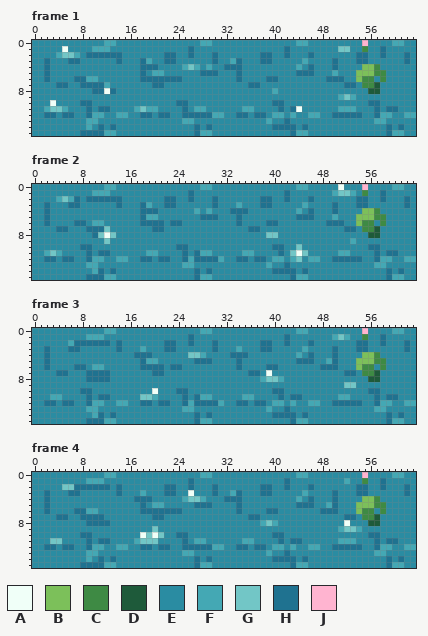
File history of a pixel-art file, game/art-src/terrain/aseprite/shallows_fill.aseprite. The picture above was drawn from the file before the commit.
64x16 pixels, 4 frames. Shown: frame 1, frame 2, frame 3, frame 4.
Palette (. is transparent): A #f0fff8  B #7cc05a  C #3e8a44  D #1e5a3a  E #2a8ca2  F #44a8b4  G #72c6c6  H #1f7290  J #ffb4d0
Pixels before, frame 1, first column x 0:
 0 EEEEEEEEEEEEFFEEEEEEEEEEEEEEFFEEEEEEEEEEEEEEFFEEEEEEEEEJEEEEFFEE
 1 EEEEEAEEEEFFFEEEEEEEEEEEEEHEEEEEEEEEEEEEEEHEEEEEEEEGGEECEEHEEEEE
 2 EEEEFGGFEHHHHHHEEEEEEEHHEEHEEEHEEEEEEEHHEEHEEEHEEEEEEEHHEEHEEEHE
 3 EEHEEEHHEEEEEEHEEEHFEEHHEEEEEEHEEFHEEEHHEEEEEFEEEEHEEEHHEEEEEEHE
 4 EEHEEEEEEEEEEEEEEEHHHEEEEFGFEFEEHHHEEEEEEEEEFEHEEEHEEEEBBCEEEEEE
 5 EEHEEEEEEEEEEEEEEEHEFFEEEEEEHHHEEEHEEEEEEEEEHHHEEEFEEEBBBCCEEEEE
 6 EEHEEEEHHFFEEEEEEEHHHHHHHEEEEEEEEEHEEEEHHEEEEEEEEHHHEEBCCECEEEEE
 7 EEEEHHEEHHHHFEEEEEEEHHEEEEEEEEEEEEEEHHEEEEEEEEEEEEEEHHECCDEEEEEE
 8 EEEEEEEEEEHHAHEEEEEEEEEEEEEEEEEEEEEEEEEEFEEEEEEEEEEEEEEEDDEEEEEE
 9 EEEEEEEEEEEEEEEEEEEEEEEEEEEEEEEEEEEEEEEEEEEEEEEEEEEFGFEEEEEEEEEE
10 EEEAEEEEHHEEEEEEEEEEEEEEHHEEEEEEEEEEEEEEHHEEEEEEEEEEEEEEHHEEEEEE
11 EEFGGFEEEHEHHEEEEFGFFEEEEHEFFEEEEEEFFEEEEHEHAEEEEEEFFFEEEHEHHEEE
12 EEHHEHHEEHFFEEFFEEHHEHHEEHHHHHFFEEHHEHHEFFEFEEFFEEHHHHHEEHFFEEFF
13 EEEEEEEEEFFEEEEEEEEEEEEEEFFEEEEEEEEEEEEFEEHEEEEEEEEEEEEEEFFEEEEE
14 EEEEEEEEEFEHEHEEEEEEEEEEEEEHEHEEEEEEEEEEHHHHEHEEEEEEEEEEEEEHEHEE
15 EEEEEEEEHHHHFFEEEEEEEEEEEEEHFFEEEEEEEEEEEEEHFFEEEEEEEEEEEEEHFFEE
Pixels before, frame 2, first column x 0:
 0 EEEEEEEEEEEEFFEEEEEEEEEEEEEEFFEEEEEEEEEEEEEEFFEEEEEAEEEJEEEEFFEE
 1 EEEEEEEEEEFFFEEEEEEEEEEEEEHEEEEEEEEEEEEEEEHEEEEEEEFGGFECEEHEEEEE
 2 EEEEFGFHEHHHHHHEEEEEEEHHEEHEEEHEEEEEEEHHEEHEEEHEEEEEEEHHEEHEEEHE
 3 EEHEEEHHEEEEEEHEEEHFEEHHEEEEEEHEEEFEEEHHEEEEEFEEEEHEEEHHEEEEEEHE
 4 EEHEEEEEEEEEEEEEEEHHHEEEEEEFEFEEEHHHEEEEEEEEFEHEEEHEEEEBBCEEEEEE
 5 EEHEEEEEEEEEEEEEEEHFFEEEEEEEHHHEEEHEEEEEEEEEHHHEEEFEEEBBBCCEEEEE
 6 EEHEEEEHHEFFEEEEEEHHHHEHHEEEEEEEEEHEEEEHHEEEEEEEEHHHEEBCCECEEEEE
 7 EEEEHHEEEHHHGEEEEEEEHHEEEEEEEEEEEEEEHHEEEEEEEEEEEEEEHHECCDEEEEEE
 8 EEEEEEEEEEHGAGEEEEEEEEEEEEEEEEEEEEEEEEEGGEEEEEEEEEEEEEEEDDEEEEEE
 9 EEEEEEEEEEEEGEEEEEEEEEEEEEEEEEEEEEEEEEEEEEEEEEEEEEEEEFEEEEEEEEEE
10 EEEEEEEEHHEEEEEEEEEEEEEEHHEEEEEEEEEEEEEEHHEEGEEEEEEEEEEEHHEEEEEE
11 EEFGFEEEEHEHHEEEEEEFFEEEEHEHFFEEEEEFFEEEEHEGAGEEEEEFFEEEEHEHHEEE
12 EEHHEHHEEHFFEEFFEEHHEHHEEHFHHHHFEEHHEHHEFFEFGEFFEEHHHHHEEHFFEEFF
13 EEEEEEEEEFFEEEEEEEEEEEEEEFFEEEEEEEEEEEEFEEHEEEEEEEEEEEEEEFFEEEEE
14 EEEEEEEEEEFHEHEEEEEEEEEEEEEHEHEEEEEEEEEEHHHHEHEEEEEEEEEEEEEHEHEE
15 EEEEEEEEEHHHFFEEEEEEEEEEEEEHFFEEEEEEEEEEEEEHFFEEEEEEEEEEEEEHFFEE
Pixels before, frame 3, first column x 0:
 0 EEEEEEEEEEEEFFEEEEEEEEEEEEEEFFEEEEEEEEEEEEEEFFEEEEEEEEEJEEEEFFEE
 1 EEEEEEEEEFFFEEEEEEEEEEEEEEHEEEEEEEEEEEEEEEHEEEEEEEFGFEECEEHEEEEE
 2 EEEEEEFHHHHHHEHEEEEEEEHHEEHEEEHEEEEEEEHHEEHEEEHEEEEEEEHHEEHEEEHE
 3 EEHEEEHHEEEEEEHEEEFEEEHHEEEEEEHEEEFEEEHHEEEEEFEEEEHEEEHHEEEEEEHE
 4 EEHEEEEEEEEEEEEEEHHHEEEEEEGGFEEEEHHHEEEEEEEEFEHEEEHEEEEBBCEEEEEE
 5 EEHEEEEEEEEEEEEEEEHFFEEEEEEHHHEEEEHEEEEEEEEEHHHEEFHEEEBBBCCEEEEE
 6 EEHEEEEHHEFFEEEEEEHHHHEHHEEEEEEEEEHEEEEHHEEEEEEEHHHEEEBCCECEEEEE
 7 EEEEHHEEEHHHHEEEEEEEHHEEEEEEEEEEEEEEHHEAEEEEEEEEEEEEHHECCDEEEEEE
 8 EEEEEEEEEHHHHEEEEEEEEEEEEEEEEEEEEEEEEEFGGFEEEEEEEEEEEEEEDDEEEEEE
 9 EEEEEEEEEEEEEEEEEEEEEEEEEEEEEEEEEEEEEEEEEEEEEEEEEEEEGGEEEEEEEEEE
10 EEEEEEEEHHEEEEEEEEEEAEEEHHEEEEEEEEEEEEEEHHEEEEEEEEEEEEEEHHEEEEEE
11 EEEFFEEEEHEHHEEEEEGGFEEEEHEHFFEEEEEFFEEEEHEHHEEEEEEFFEEEEHEHHEEE
12 EEHHEHHEEHFFEEFFEEHHEHHEEHFHHHHFEEHHEHHEFFEFEEFFEEHHHHHEEHFFEEFF
13 EEEEEEEEEFFEEEEEEEEEEEEEEFFEEEEEEEEEEEEFEEHEEEEEEEEEEEEEEFFEEEEE
14 EEEEEEEEEEFHEHEEEEEEEEEEEEEHEHEEEEEEEEEEHHHHEHEEEEEEEEEEEEEHEHEE
15 EEEEEEEEEHHHFFEEEEEEEEEEEEEHFFEEEEEEEEEEEEEHFFEEEEEEEEEEEEEHFFEE
Pixels before, frame 4, first column x 0:
 0 EEEEEEEEEEEEFFEEEEEEEEEEEEEEFFEEEEEEEEEEEEEEFFEEEEEEEEEJEEEEFFEE
 1 EEEEEEEEEFFFEEEEEEEEEEEEEEHEEEEEEEEEEEEEEEHEEEEEEEEEFEECEEHEEEEE
 2 EEEEEGGHHHHHHEHEEEEEEEHHEEHEEEHEEEEEEEHHEEHEEEHEEEEEEEHHEEHEEEHE
 3 EEHEEEHHEEEEEEHEEEFEEEHHEEAEEEHEEFHEEEHHEEEEEFEEEEHEEEHHEEEEEEHE
 4 EEHEEEEEEEEEEEEEEHHHEEEEEFGGFEEEHHHEEEEEEEEEFEHEEEHEEEEBBCEEEEEE
 5 EEHEEEEEEEEEEEEEEEHEFFEEEEEHHHEEEEHEEEEEEEEEHHHEEFHEEEBBBCCEEEEE
 6 EEHEEEEHHFFEEEEEEEHHHHHHHEEEEEEEEEHEEEEHHEEEEEEEHHHEEEBCCECEEEEE
 7 EEEEHHEEHHHHEEEEEEEEHHEEEEEEEEEEEEEEHHEEEEEEEEEEEEEEHHECCDEEEEEE
 8 EEEEEEEEEHHHHEEEEEEEEEEEEEEEEEEEEEEEEEFGFEEEEEEEEEEEAEEEDDEEEEEE
 9 EEEEEEEEEEEEEEEEEEEEGEEEEEEEEEEEEEEEEEEEEEEEEEEEEEEFGGFEEEEEEEEE
10 EEEEEEEEHHEEEEEEEEAGAGEEHHEEEEEEEEEEEEEEHHEEEEEEEEEEEEEEHHEEEEEE
11 EEEGGEEEEHEHHEEEEFGGGEEEEHEFFEEEEEEFFEEEEHEHHEEEEEEFFFEEEHEHHEEE
12 EEHHEHHEEHFFEEFFEEHHEHHEEHHHHHFFEEHHEHHEFFEFEEFFEEHHHHHEEHFFEEFF
13 EEEEEEEEEFFEEEEEEEEEEEEEEFFEEEEEEEEEEEEFEEHEEEEEEEEEEEEEEFFEEEEE
14 EEEEEEEEEFEHEHEEEEEEEEEEEEEHEHEEEEEEEEEEHHHHEHEEEEEEEEEEEEEHEHEE
15 EEEEEEEEHHHHFFEEEEEEEEEEEEEHFFEEEEEEEEEEEEEHFFEEEEEEEEEEEEEHFFEE
Now the later version:
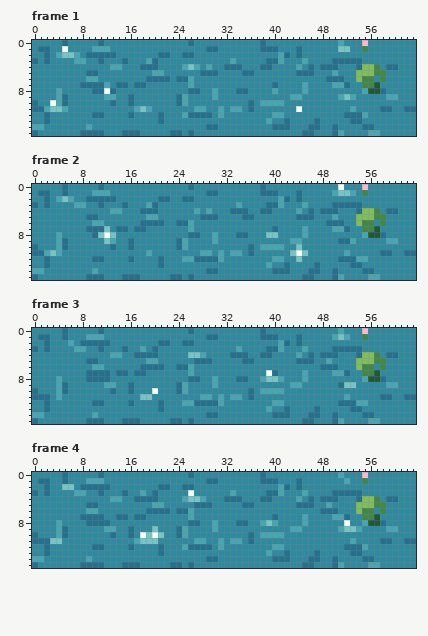
Change:
Changed rows in their new state; - is an unchanged pixel.
Frame 1:
first column x 0:
 0 -----H-----HEE------------H-EE--------H-----EE-----F--------EE--
 1 -HH-----------------------E--HH-------HHH-E-H-------------E-----
 2 --H-----------E------H-E-H----E-------EE-F--H-E-------EE--E---E-
 3 H-----EFF--H--EH--E-H-EE------E---E---E-HF---------HHH-E------E-
 4 --E----------FF-----------------------HH--------HH----H----HH---
 5 --E------HH-------E---------------EHH---------------------------
 6 --E----EE---------E----E-HF-------E----EE-----------------------
 7 ----EE--------HH-HH-EE----F---------EE--H----F----FF-E----------
 8 ----F---------------------HH--F---HH---------F---------F--H-----
 9 ----FH------FF--H-------HF----F------------FF--------------FF---
10 H---FH--EE---H--H--------F----------H-FFFF--------------EE------
11 HH-------E-EE-------E----E-----F-FFEH----E-E-------EE----EH-E-HH
12 ---E-EE--EHH--EEH-EE--E--F----E---EE-EE----E--EE--EE---F-EEE--EE
13 --H------EE----------H---EE--------------------H-----HH--EE-----
14 FF---------E-E-------------E--H------------E-EHH--H----HH--E-E--
15 H-----------EE-HHH-----HH-HEEE-------------EEHH---HF----FF-EEE--
Frame 2:
first column x 0:
 0 -----H-----HEE------------H-EE--------H-----EE--------------EE--
 1 -HH--H--------------------E--HH-------HHH-E-H-------------E-----
 2 --H----E------E------H-E-H----E-------EE-F--H-E-------EE--E---E-
 3 H-----EFF--H--EH--E-H-EE------E-------E-HF---------HHH-E------E-
 4 --E----------FF-----------------------HH--------HH----H----HH---
 5 --E------HH-------E---------------EHH---------------------------
 6 --E----EE--------------E-HF-------E----EE-----------------------
 7 ----EE--------HH-HH-EE----F---------EE--H----F----FF-E----------
 8 ----F---------------------HH--F---HH---------F---------F--H-----
 9 ----FH-------F--H-------HF----F------------FF------HH------FF---
10 H---FH--EE---H--H--------F----------H-FFFF--------------EE------
11 HH-------E-EE-------E----E-E---F-FFEH----E---------E-----EH-E-HH
12 ---E-EE--EHH--EEH-EE--E--F--------EE-EE----E--EE--E---FF-EEE--EE
13 --H------EE----------H---EE--------------------H-----HH--EE-----
14 FF---------E-E-------------E--H------------E-EHH--H----HH--E-E--
15 H-----------EE-HHH-----HH-HEEE-------------EEHH---HF----FF-EEE--
Frame 3:
first column x 0:
 0 -----H-----HEE------------H-EE--------H-----EE-----F--------EE--
 1 -HH--H--------------------E--HH-------HHH-E-H-------------E-----
 2 --H----E------E------H-E-H----E-------EE-F--H-E-------EE--E---E-
 3 H-----EFF--H--EH----H-EE------E-------E-HF---------HHH-E------E-
 4 --E----------FF-----H-----------------HH--------HH----H----HH---
 5 --E------HH-------E---------------EHH-------------E-------------
 6 --E----EE--------------E-HF-------E----EE-----------------------
 7 ----EE--------HH-HH-EE----F---------EE--H----F----FF-E----------
 8 ----F---------------------HH--F---HH---------F---------F--H-----
 9 ----FH------FF--H-------HF----F------------FF------H-------FF---
10 H---FH--EE---H--H--------F----------H-FFFF--------------EE------
11 HHHE-----E-EE-------E----E-E---F-FFEH----E-EE------E-----EH-E-HH
12 ---E-EE--EHH--EEH-EE--E--F--------EE-EE----E--EE--E---FF-EEE--EE
13 --H------EE----------H---EE--------------------H-----HH--EE-----
14 FF---------E-E-------------E--H------------E-EHH--H----HH--E-E--
15 H-----------EE-HHH-----HH-HEEE-------------EEHH---HF----FF-EEE--
Frame 4:
first column x 0:
 0 -----H-----HEE------------H-EE--------H-----EE-----F--------EE--
 1 -HH--H--------------------E--HH-------HHH-E-H-------------E-----
 2 --H----E------E------H-E-H----E-------EE-F--H-E-------EE--E---E-
 3 H-----EFF--H--EH----H-EE------E---E---E-HF---------HHH-E------E-
 4 --E----------FF-----H-----------------HH--------HH----H----HH---
 5 --E------HH-------E---------------EHH-------------E-------------
 6 --E----EE---------E----E-HF-------E----EE-----------------------
 7 ----EE--------HH-HH-EE----F---------EE--H----F----FF-E----------
 8 ----F---------------------HH--F---HH---------F---------F--H-----
 9 ----FH------FF--H-------HF----F------------FF--------------FF---
10 H---FH--EE---H--H--------F----------H-FFFF--------------EE------
11 HHH------E-EE------------E-----F-FFEH----E-EE------EE----EH-E-HH
12 ---E-EE--EHH--EEH-EE--E--F----E---EE-EE----E--EE--EE---F-EEE--EE
13 --H------EE----------H---EE--------------------H-----HH--EE-----
14 FF---------E-E-------------E--H------------E-EHH--H----HH--E-E--
15 H-----------EE-HHH-----HH-HEEE-------------EEHH---HF----FF-EEE--
